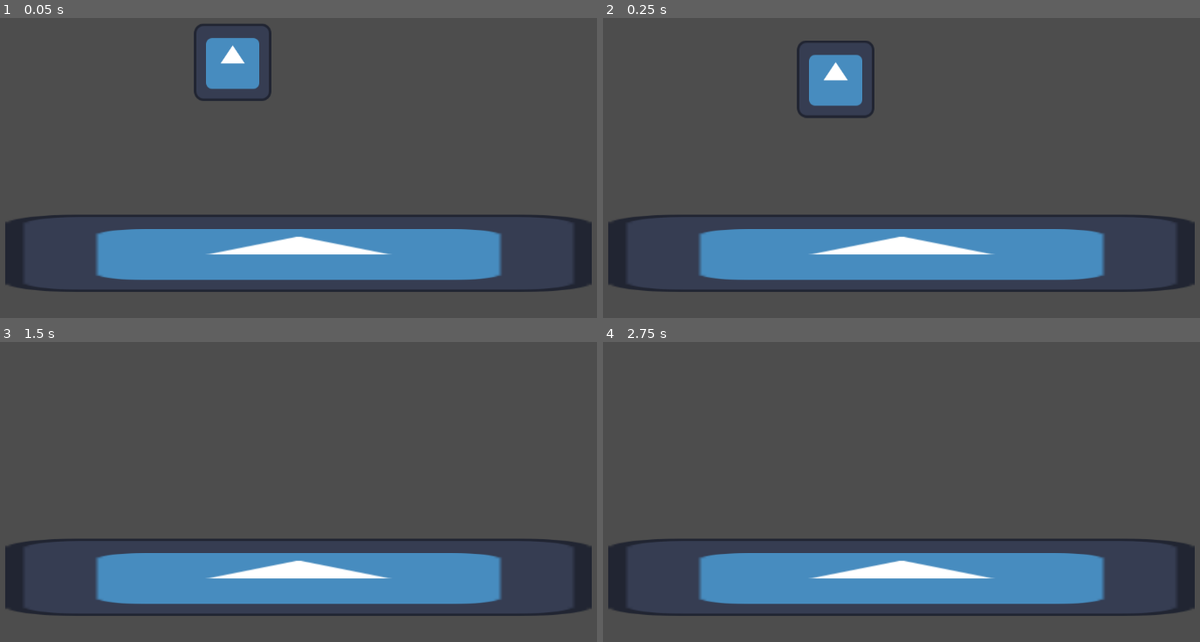
Above: before the commit, frames 1-4 (two rows, left to right).
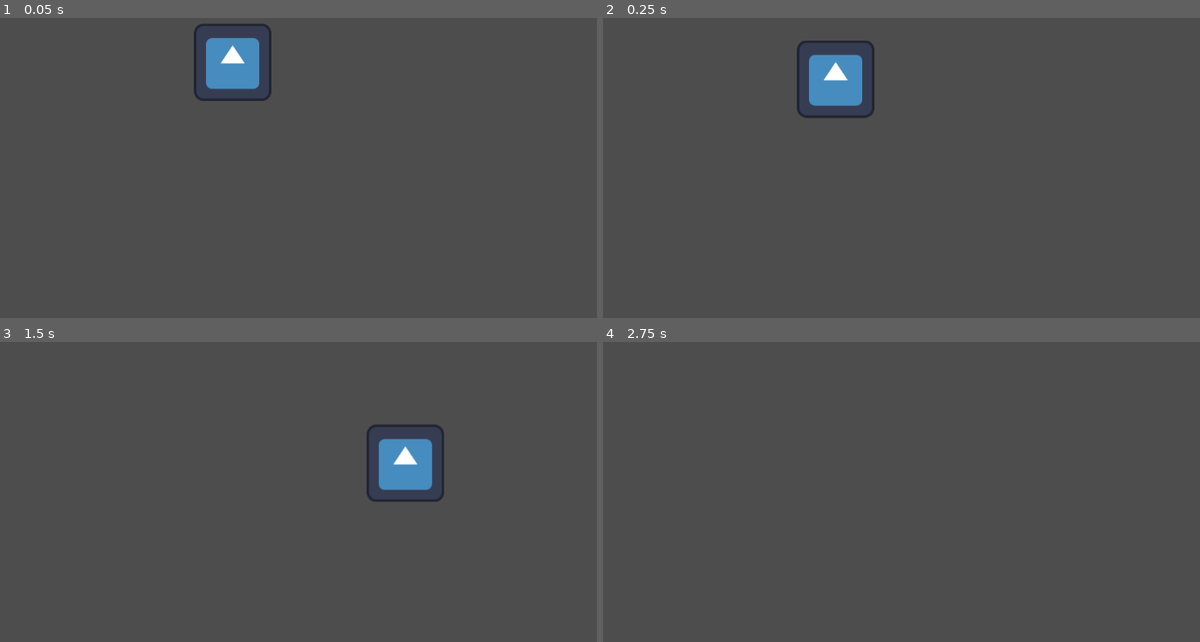
Above: after the commit, the same moments.

Repository: ragegaming23/Bug_Game
Game: Godot game, scene res://test scene.tscn
Same seed, same stepped clock (60 frames per second), same inputs: the game is played once before the commit and once after it. The engine's default icon, where the game draws it, is replaced by a stand-in: a white triangle on a blue panel in a dark square.
Inputs:
- Up to frame 1 (0.05 s): no input
- Up to frame 2 (0.25 s): no input
- Up to frame 3 (1.5 s): tap Enter (ui_accept) at 0.5, 0.77 s; hold Right (ui_right) from 0.53 s (still down)
- Up to frame 4 (2.75 s): tap Enter (ui_accept) at 1.52 s; release Right (ui_right) at 2.03 s; hold Left (ui_left) from 2.03 s (still down)

The runs differ from the first frame. In frame 1, 15% of the frame differs, in the area x 0-100%, y 65-92%; in frame 2, 15%; in frame 3, 17%, in the area x 0-100%, y 27-92%; in frame 4, 15%.

Commit message:
made a test floor and added it to the test scene

Diff:
--- a/test scene.tscn
+++ b/test scene.tscn
@@ -1,14 +1,13 @@
 [gd_scene load_steps=3 format=3 uid="uid://bicoui28vdrt1"]
 
 [ext_resource type="PackedScene" uid="uid://de3wg1slg72gg" path="res://test player.tscn" id="1_gy7eo"]
-[ext_resource type="Texture2D" uid="uid://dvsveegw4gw6t" path="res://icon.svg" id="2_tiep7"]
+[ext_resource type="PackedScene" uid="uid://cfshj5p1g3jk5" path="res://testfloor01.tscn" id="2_gy7eo"]
 
 [node name="Node2D" type="Node2D"]
 
 [node name="CharacterBody2D" parent="." instance=ExtResource("1_gy7eo")]
 position = Vector2(467, 226)
 
-[node name="Icon" type="Sprite2D" parent="."]
-position = Vector2(577, 541)
-scale = Vector2(7.57031, 1)
-texture = ExtResource("2_tiep7")
+[node name="StaticBody2D" parent="." instance=ExtResource("2_gy7eo")]
+position = Vector2(445, 435)
+scale = Vector2(22.575, 1.52)
--- /dev/null
+++ b/testfloor01.tscn
@@ -0,0 +1,8 @@
+[gd_scene load_steps=2 format=3 uid="uid://cfshj5p1g3jk5"]
+
+[sub_resource type="RectangleShape2D" id="RectangleShape2D_tfbca"]
+
+[node name="StaticBody2D" type="StaticBody2D"]
+
+[node name="CollisionShape2D" type="CollisionShape2D" parent="."]
+shape = SubResource("RectangleShape2D_tfbca")
